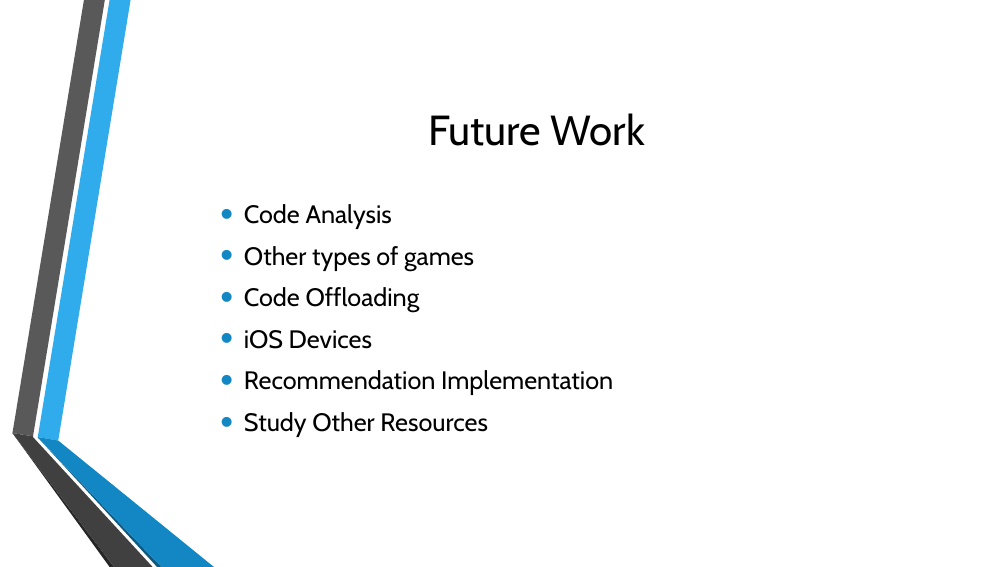
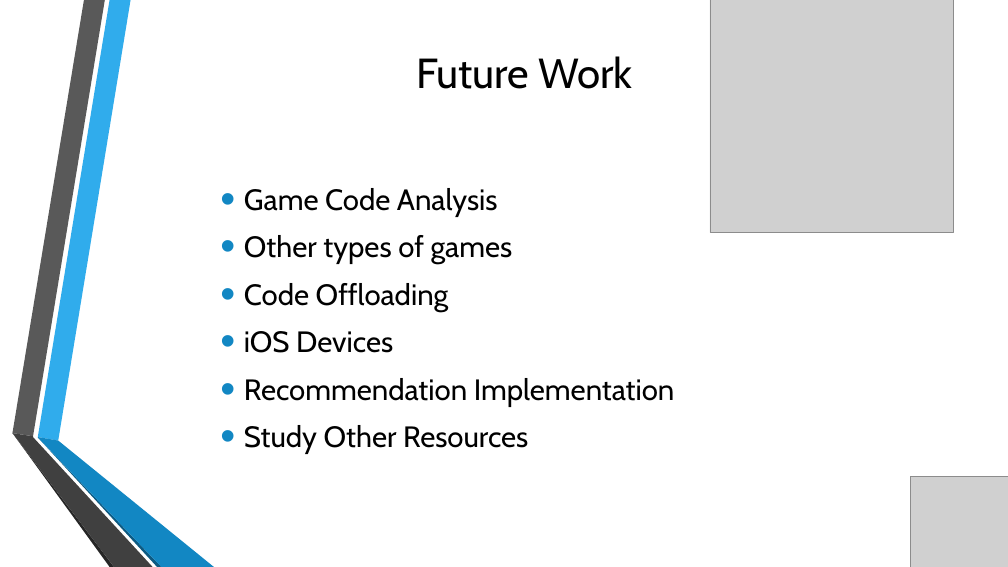
Before and after one commit to milindhg/Hunger_Games-Android_Games_Analysis, a slide deck: slide 26 of Final Report/Android Games Analysis Final Presentation1.pptx (slide 25 before the commit). Drawn at 1008x567 pixels with LibreOffice and Linux fonts; fonts in the diff are those of the drawing; grey boxes stand for pictures; background and template pictures are left out. Boxes give left, top, right and bottom in pixels: in the first picture for what was removed or moved away, otherwise in the second. Text is boxed around its words. In the diff, an @@ line names an element or a change of style, - is before the commit and + after.

```diff
--- a/Final Report/Android Games Analysis Final Presentation1.pptx
+++ b/Final Report/Android Games Analysis Final Presentation1.pptx
@@ title "Future Work": place and size @@
-title "Future Work" at <box>429,113,645,146</box>
+title "Future Work" at <box>416,56,632,89</box>
@@ picture added at <box>710,0,954,233</box> @@
@@ text at <box>244,188,498,217</box>: text changed; size 24 to 28 pt @@
-• Code Analysis
+• Game Code Analysis
@@ text at <box>244,235,675,454</box>: size 24 to 28 pt in "Other types of games", "Code Offloading", "iOS Devices", "Recommendation Implementation" and 1 more places @@
@@ picture added at <box>910,477,1008,567</box> @@
```
Also in this commit, not shown: 25 other slides changed, 4 slides added, 3 slides removed, 1 other file.
